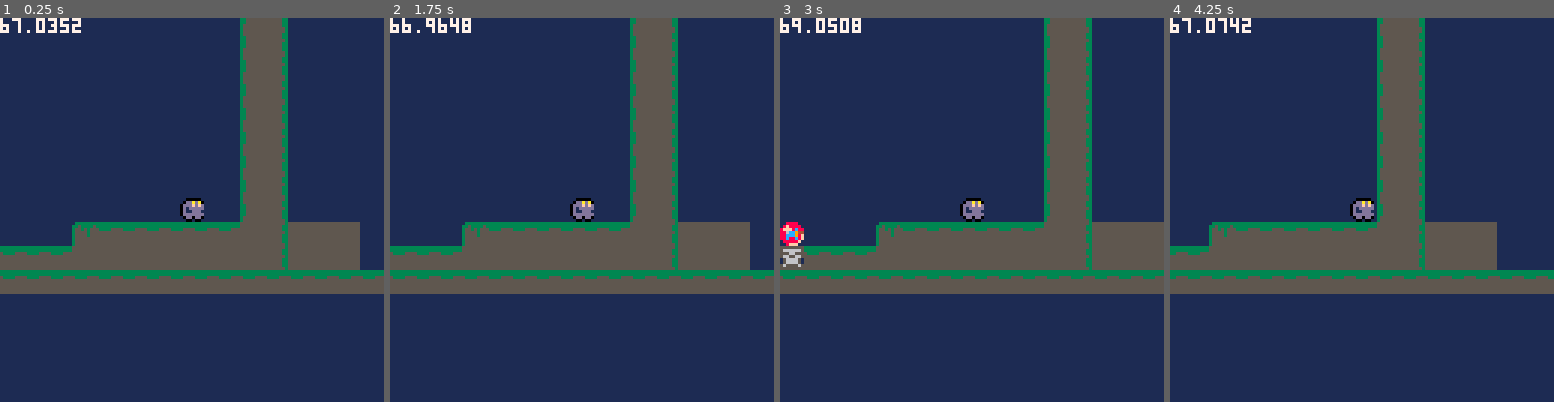
Above: before the commit, frames 1-4 (left to right).
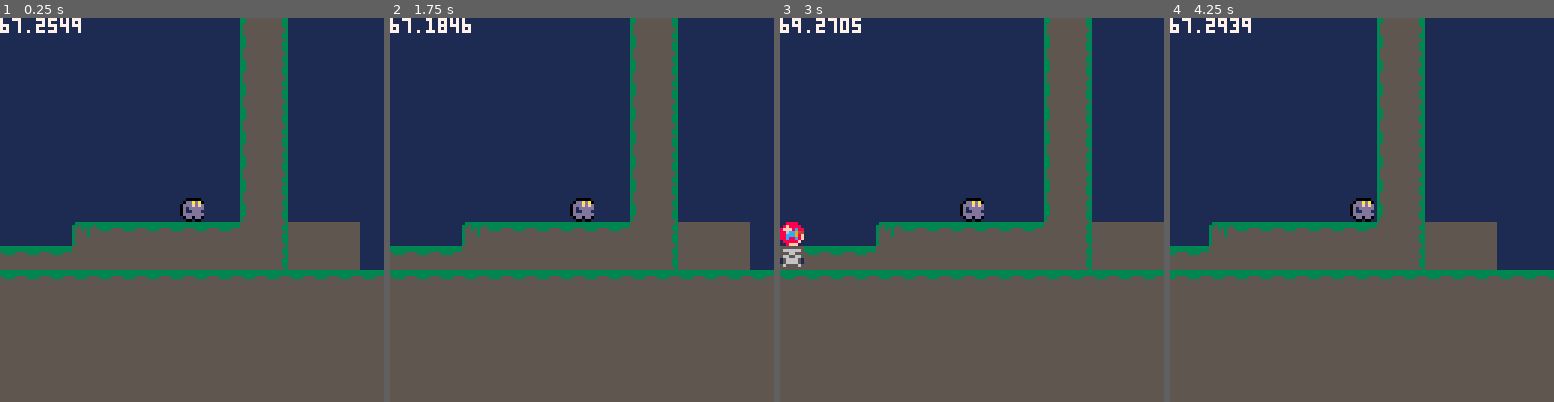
Above: after the commit, the same moments.

Repository: m-r-hunt/Pico-8-Carts
Game: PICO-8 cartridge gdp/gdp.p8
The game is run twice, just before and just after one commit, with the same random seed, the same clock (stepped at 60 frames per second) and the same inputs.
Inputs:
- Up to frame 1 (0.25 s): no input
- Up to frame 2 (1.75 s): tap O (Z key) at 0.33, 0.7, 1.43 s
- Up to frame 3 (3 s): hold Left 1.97-2.37 s; tap O (Z key) at 2.22 s; hold Right from 2.87 s (still down)
- Up to frame 4 (4.25 s): tap O (Z key) at 3.1, 3.98 s; release Right at 3.53 s; hold Right from 4.13 s (still down)

The runs differ from the first frame. In frame 1, 28% of the frame differs, in the area x 0-100%, y 0-100%; in frame 2, 28%; in frame 3, 28%; in frame 4, 28%.

Commit message:
Properly block off map exterior

Diff:
--- a/gdp/gdp.p8
+++ b/gdp/gdp.p8
@@ -288,22 +288,22 @@
 2800000000000000000000000000000000000000000000002600000000000000000000000000000000000000000000000000000000000000000000000000000000000000000000000000000000000000000000000000000000000000000000000000000000000000000000000000000000000000000000000000000000000026
 2800000000000000000000000000000000000000000000002600000000000000000000000000000000000000000000000000000000000000000000000000000000000000000000000000000000000000000000000000000000000000000000000000000000000000000000000000000000000000000000000000000000000026
 2800000000000000000005000000000000000000000000052600000000000000000000000000000000000000000000000000000000000000000000000000000000000000000000000000000000000000000000000000000000000000000000000000000000000000000000000000000000000000000000000000000000000026
-2802030302020202020202030202020202020202020202022600000000000000000000000000000000000000000000000000000000000000000000000000000000000000000000000000000000000000000000000000000000000000000000000000000000000000000000000000000000000000000000000000000000000026
-2813131313131313131313131313131313131313131313132600000000000000000000000000000000000000000000000000000000000000000000000000000000000000000000000000000000000000000000000000000000000000000000000000000000000000000000000000000000000000000000000000000000000026
-2717171717171717171717171717171717171717171717172700000000000000000000000000000000000000000000000000000000000000000000000000000000000000000000000000000000000000000000000000000000000000000000000000000000000000000000000000000000000000000000000000000000000026
-2800000000000000000000000000000000000000000000000000000000000000000000000000000000000000000000000000000000000000000000000000000000000000000000000000000000000000000000000000000000000000000000000000000000000000000000000000000000000000000000000000000000000026
-2800000000000000000000000000000000000000000000000000000000000000000000000000000000000000000000000000000000000000000000000000000000000000000000000000000000000000000000000000000000000000000000000000000000000000000000000000000000000000000000000000000000000026
-2800000000000000000000000000000000000000000000000000000000000000000000000000000000000000000000000000000000000000000000000000000000000000000000000000000000000000000000000000000000000000000000000000000000000000000000000000000000000000000000000000000000000026
-2800000000000000000000000000000000000000000000000000000000000000000000000000000000000000000000000000000000000000000000000000000000000000000000000000000000000000000000000000000000000000000000000000000000000000000000000000000000000000000000000000000000000026
-2800000000000000000000000000000000000000000000000000000000000000000000000000000000000000000000000000000000000000000000000000000000000000000000000000000000000000000000000000000000000000000000000000000000000000000000000000000000000000000000000000000000000026
-2800000000000000000000000000000000000000000000000000000000000000000000000000000000000000000000000000000000000000000000000000000000000000000000000000000000000000000000000000000000000000000000000000000000000000000000000000000000000000000000000000000000000026
-2800000000000000000000000000000000000000000000000000000000000000000000000000000000000000000000000000000000000000000000000000000000000000000000000000000000000000000000000000000000000000000000000000000000000000000000000000000000000000000000000000000000000026
-2800000000000000000000000000000000000000000000000000000000000000000000000000000000000000000000000000000000000000000000000000000000000000000000000000000000000000000000000000000000000000000000000000000000000000000000000000000000000000000000000000000000000026
-2800000000000000000000000000000000000000000000000000000000000000000000000000000000000000000000000000000000000000000000000000000000000000000000000000000000000000000000000000000000000000000000000000000000000000000000000000000000000000000000000000000000000026
-2800000000000000000000000000000000000000000000000000000000000000000000000000000000000000000000000000000000000000000000000000000000000000000000000000000000000000000000000000000000000000000000000000000000000000000000000000000000000000000000000000000000000026
-2800000000000000000000000000000000000000000000000000000000000000000000000000000000000000000000000000000000000000000000000000000000000000000000000000000000000000000000000000000000000000000000000000000000000000000000000000000000000000000000000000000000000026
-2800000000000000000000000000000000000000000000000000000000000000000000000000000000000000000000000000000000000000000000000000000000000000000000000000000000000000000000000000000000000000000000000000000000000000000000000000000000000000000000000000000000000026
-2800000000000000000000000000000000000000000000000000000000000000000000000000000000000000000000000000000000000000000000000000000000000000000000000000000000000000000000000000000000000000000000000000000000000000000000000000000000000000000000000000000000000026
-2800000000000000000000000000000000000000000000000000000000000000000000000000000000000000000000000000000000000000000000000000000000000000000000000000000000000000000000000000000000000000000000000000000000000000000000000000000000000000000000000000000000000026
-2800000000000000000000000000000000000000000000000000000000000000000000000000000000000000000000000000000000000000000000000000000000000000000000000000000000000000000000000000000000000000000000000000000000000000000000000000000000000000000000000000000000000026
-2800000000000000000000000000000000000000000000000000000000000000000000000000000000000000000000000000000000000000000000000000000000000000000000000000000000000000000000000000000000000000000000000000000000000000000000000000000000000000000000000000000000000026
+2800000002020202020202030202020202020202020202022600000000000000000000000000000000000000000000000000000000000000000000000000000000000000000000000000000000000000000000000000000000000000000000000000000000000000000000000000000000000000000000000000000000000026
+2800000013131313131313131313131313131313131313132600000000000000000000000000000000000000000000000000000000000000000000000000000000000000000000000000000000000000000000000000000000000000000000000000000000000000000000000000000000000000000000000000000000000026
+2700000017171717171717171717171717171717171717172700000000000000000000000000000000000000000000000000000000000000000000000000000000000000000000000000000000000000000000000000000000000000000000000000000000000000000000000000000000000000000000000000000000000026
+2800000000000000000000000000000000000000000000000000000000000000000000000000000000000000000000000000000000000000000000000000000000000000000000000000000000000000000000000000000000000000000000000000000000000000000000000000000000000000000000000000000000000026
+2800000000000000000000000000000000000000000000000000000000000000000000000000000000000000000000000000000000000000000000000000000000000000000000000000000000000000000000000000000000000000000000000000000000000000000000000000000000000000000000000000000000000026
+2800000000000000000000000000000000000000000000000000000000000000000000000000000000000000000000000000000000000000000000000000000000000000000000000000000000000000000000000000000000000000000000000000000000000000000000000000000000000000000000000000000000000026
+2800000000000000000000000000000000000000000000000000000000000000000000000000000000000000000000000000000000000000000000000000000000000000000000000000000000000000000000000000000000000000000000000000000000000000000000000000000000000000000000000000000000000026
+2800000000000000000000000000000000000000000000000000000000000000000000000000000000000000000000000000000000000000000000000000000000000000000000000000000000000000000000000000000000000000000000000000000000000000000000000000000000000000000000000000000000000026
+2800000000000000000000000000000000000000000000000000000000000000000000000000000000000000000000000000000000000000000000000000000000000000000000000000000000000000000000000000000000000000000000000000000000000000000000000000000000000000000000000000000000000026
+2800000000000000000000000000000000000000000000000000000000000000000000000000000000000000000000000000000000000000000000000000000000000000000000000000000000000000000000000000000000000000000000000000000000000000000000000000000000000000000000000000000000000026
+2800000000000000000000000000000000000000000000000000000000000000000000000000000000000000000000000000000000000000000000000000000000000000000000000000000000000000000000000000000000000000000000000000000000000000000000000000000000000000000000000000000000000026
+2800000000000000000000000000000000000000000000000000000000000000000000000000000000000000000000000000000000000000000000000000000000000000000000000000000000000000000000000000000000000000000000000000000000000000000000000000000000000000000000000000000000000026
+2800000000000000000000000000000000000000000000000000000000000000000000000000000000000000000000000000000000000000000000000000000000000000000000000000000000000000000000000000000000000000000000000000000000000000000000000000000000000000000000000000000000000026
+2800000000000000000000000000000000000000000000000000000000000000000000000000000000000000000000000000000000000000000000000000000000000000000000000000000000000000000000000000000000000000000000000000000000000000000000000000000000000000000000000000000000000026
+2800000000000000000000000000000000000000000000000000000000000000000000000000000000000000000000000000000000000000000000000000000000000000000000000000000000000000000000000000000000000000000000000000000000000000000000000000000000000000000000000000000000000026
+2800000000000000000000000000000000000000000000000000000000000000000000000000000000000000000000000000000000000000000000000000000000000000000000000000000000000000000000000000000000000000000000000000000000000000000000000000000000000000000000000000000000000026
+2800000000000000000000000000000000000000000000000000000000000000000000000000000000000000000000000000000000000000000000000000000000000000000000000000000000000000000000000000000000000000000000000000000000000000000000000000000000000000000000000000000000000026
+2800000000000000000000000000000000000000000000000000000000000000000000000000000000000000000000000000000000000000000000000000000000000000000000000000000000000000000000000000000000000000000000000000000000000000000000000000000000000000000000000000000000000026
+2800000000000000000000000000000000000000000000000000000000000000000000000000000000000000000000000000000000000000000000000000000000000000000000000000000000000000000000000000000000000000000000000000000000000000000000000000000000000000000000000000000000000026
--- a/gdp/nodes.lua
+++ b/gdp/nodes.lua
@@ -152,12 +152,13 @@
 end
 function maprender:drawcb()
 	local pos=self.global_position:floored()
-	if (pos.y>0) rectfill(0,0,128,pos.y,5)
-	if (pos.x>0) rectfill(0,0,pos.x,128,5)
+	rectfill(-128,-128,128*8,0,5)
+	rectfill(-128,0,0,128*8,5)
 	map(0,0,pos.x,pos.y,128,64,0x80)
+	rectfill(0,64*8,128*8+128,64*8+128,5)
+	rectfill(128*8,0,128*8+128,64*8,5)
 end
 
-camera_pos=vec2(0,0)
 camerafollow=node:new{}
 function camerafollow:updatecb()
 	camera_pos=self.global_position:floored()-vec2(64,64)
